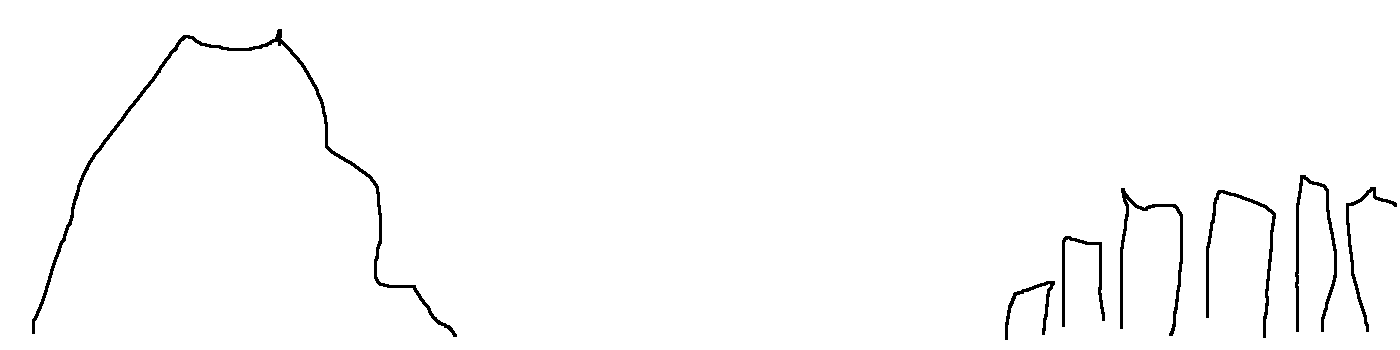
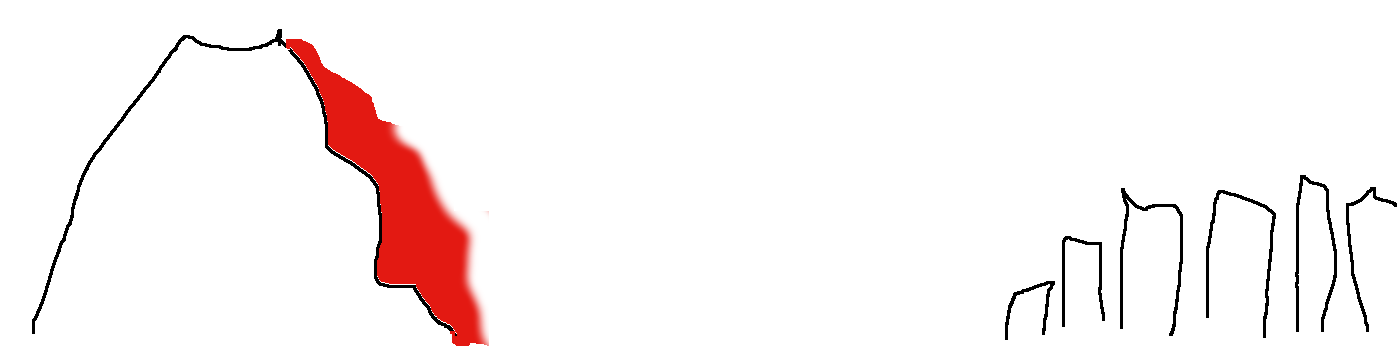
Comparing the layer stacks of the two 1400 x 350 images. Changes:
painted on "Background" over <box>286,39,489,346</box>
hid "bg" over <box>286,39,489,346</box>
